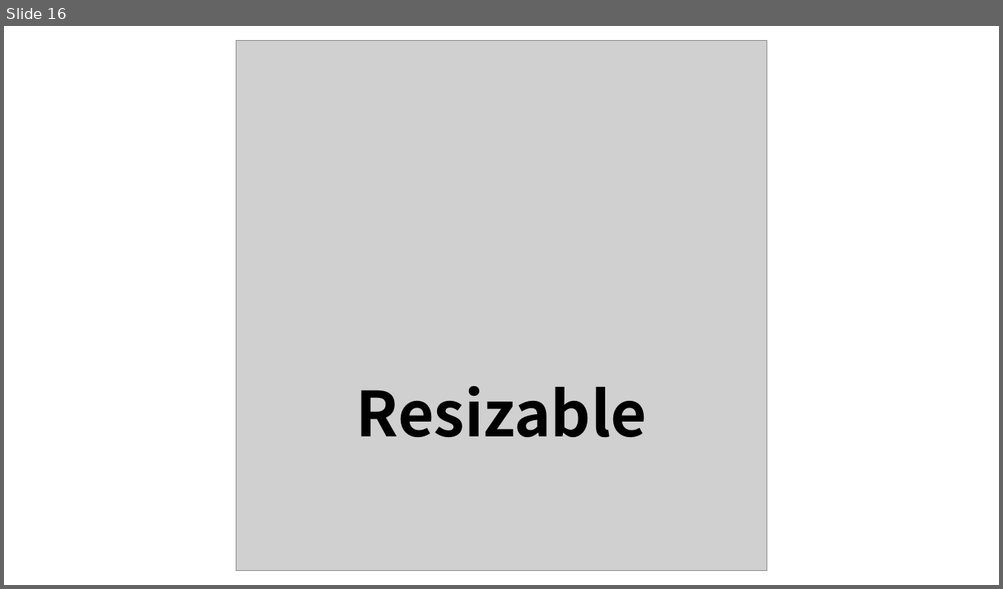
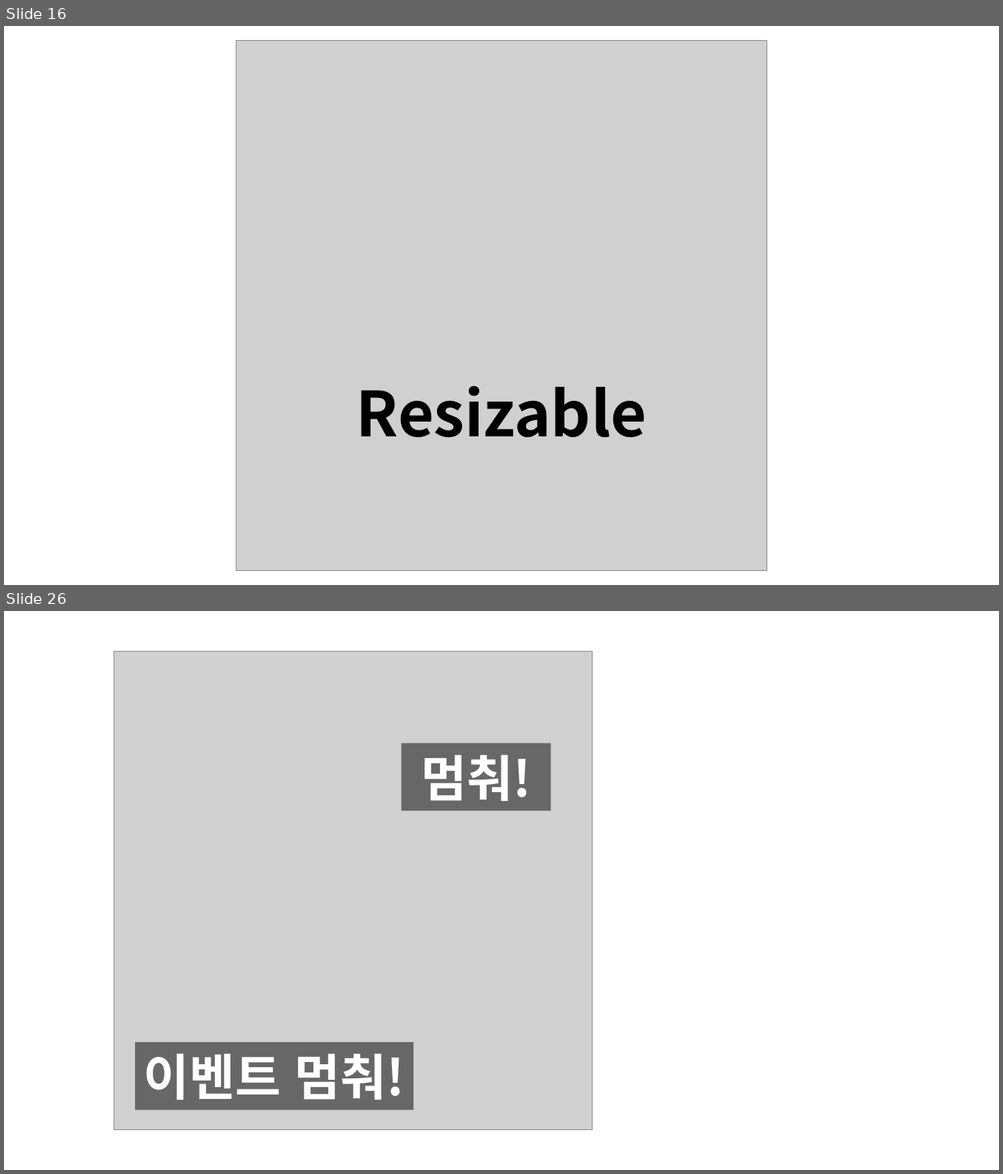
Before and after one commit to Seokhyeon-Park/icon-for-blog, a slide deck: icon.pptx. Shown one above the other, each under a label of ours: slide 16 before the commit, slides 16 and 26 after it; the slides between them are not shown. The pictures are 1003x589 and 1003x1174 pixels, drawn with LibreOffice and Linux fonts; fonts in the diff are those of the drawing; grey boxes stand for pictures. Boxes give left, top, right and bottom in pixels: in the first picture for what was removed or moved away, otherwise in the second. Text is boxed around its words. In the diff, an @@ line names an element or a change of style, - is before the commit and + after.

```diff
--- a/icon.pptx
+++ b/icon.pptx
@@ slide 26 added at (4,611,999,1170), background #FFFFFF @@
@@ picture added at (114,651,592,1130) @@
@@ rectangle added at (401,743,550,811), fill #000000 at 50% opacity, 48 pt, text #FFFFFF, bold @@
+멈춰!
@@ rectangle added at (135,1042,414,1111), fill #000000 at 50% opacity, 48 pt, text #FFFFFF, bold @@
+이벤트 멈춰!
```
Also in this commit, not shown: 3 slides changed, 11 other slides added, 8 other files.
